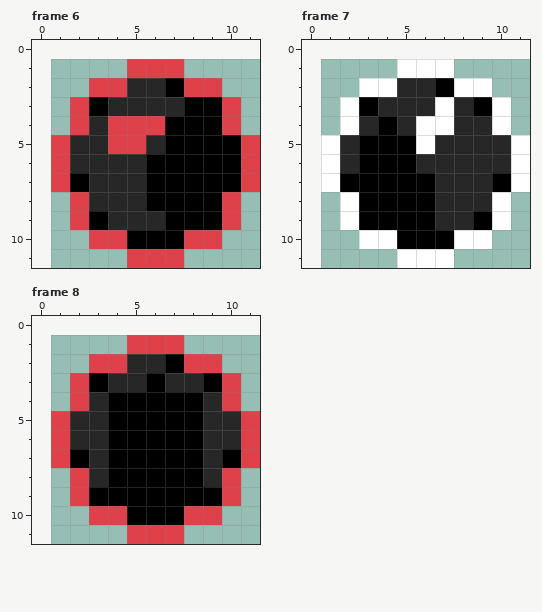
Two states of a pixel-art file, assets/projectiles/default/proj.ase. The picture above was drawn from the file before the commit.
11x11 pixels, 8 frames. Shown: frame 6, frame 7, frame 8. The old version is drawn lined up with the new one, on the new canvas. The commit also changed other frames, which this record leaves out.
After:
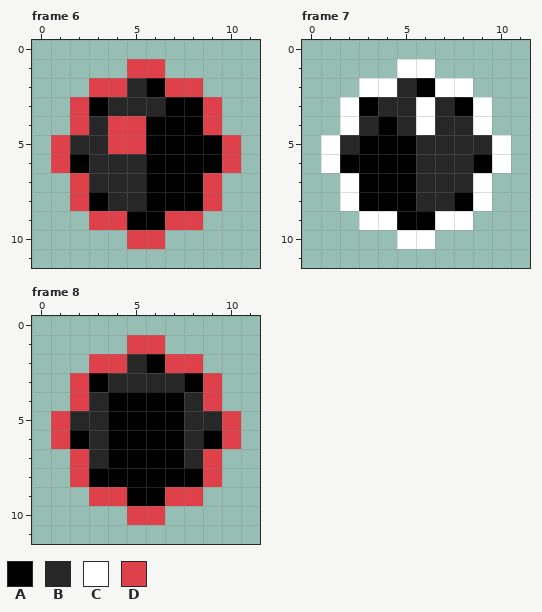
Palette (. is transparent): A #000000  B #272727  C #ffffff  D #df414a
What changed:
canvas 11x11 -> 12x12, the old top-left corner now at 1,1
Frame 6:
y 1: x 7 D -> .
y 2: x 6..7 BA -> AD; x 9 D -> .
y 3: x 7 B -> A; x 9..10 AD -> D.
y 4: x 6 D -> A; x 9..10 AD -> D.
y 5: x 6 B -> A; x 10..11 AD -> D.
y 6: x 2 B -> A; x 10..11 AD -> D.
y 7: x 1..2 DA -> .D; x 9..11 AAD -> D..
y 8: x 3 B -> A; x 9..10 AD -> D.
y 9: x 2..10 DABBBAAAD -> .DDAADD..
y 10: x 3..9 DDAAADD -> ..DD...
y 11: x 5..7 DDD -> ...
Frame 7:
y 1: x 7 C -> .
y 2: x 6..7 BA -> AC; x 9 C -> .
y 3: x 6..10 BCBAC -> CBAC.
y 4: x 7 C -> B; x 9..10 BC -> C.
y 5: x 6 C -> B; x 10..11 BC -> C.
y 6: x 2 B -> A; x 9..11 BBC -> AC.
y 7: x 1..2 CA -> .C; x 6 A -> B; x 9..11 BAC -> C..
y 8: x 6 A -> B; x 8..10 BBC -> AC.
y 9: x 2..4 CAA -> .CC; x 7..10 BBAC -> CC..
y 10: x 3..9 CCAAACC -> ..CC...
y 11: x 5..7 CCC -> ...
Frame 8:
y 1: x 7 D -> .
y 2: x 6..7 BA -> AD; x 9 D -> .
y 3: x 6 A -> B; x 8..10 BAD -> AD.
y 4: x 8..10 ABD -> BD.
y 5: x 8 A -> B; x 10..11 BD -> D.
y 6: x 2 B -> A; x 8..11 ABBD -> BAD.
y 7: x 1..2 DA -> .D; x 8..11 ABAD -> BD..
y 8: x 3 B -> A; x 9..10 BD -> D.
y 9: x 2..4 DAA -> .DD; x 7..10 AAAD -> DD..
y 10: x 3..9 DDAAADD -> ..DD...
y 11: x 5..7 DDD -> ...
